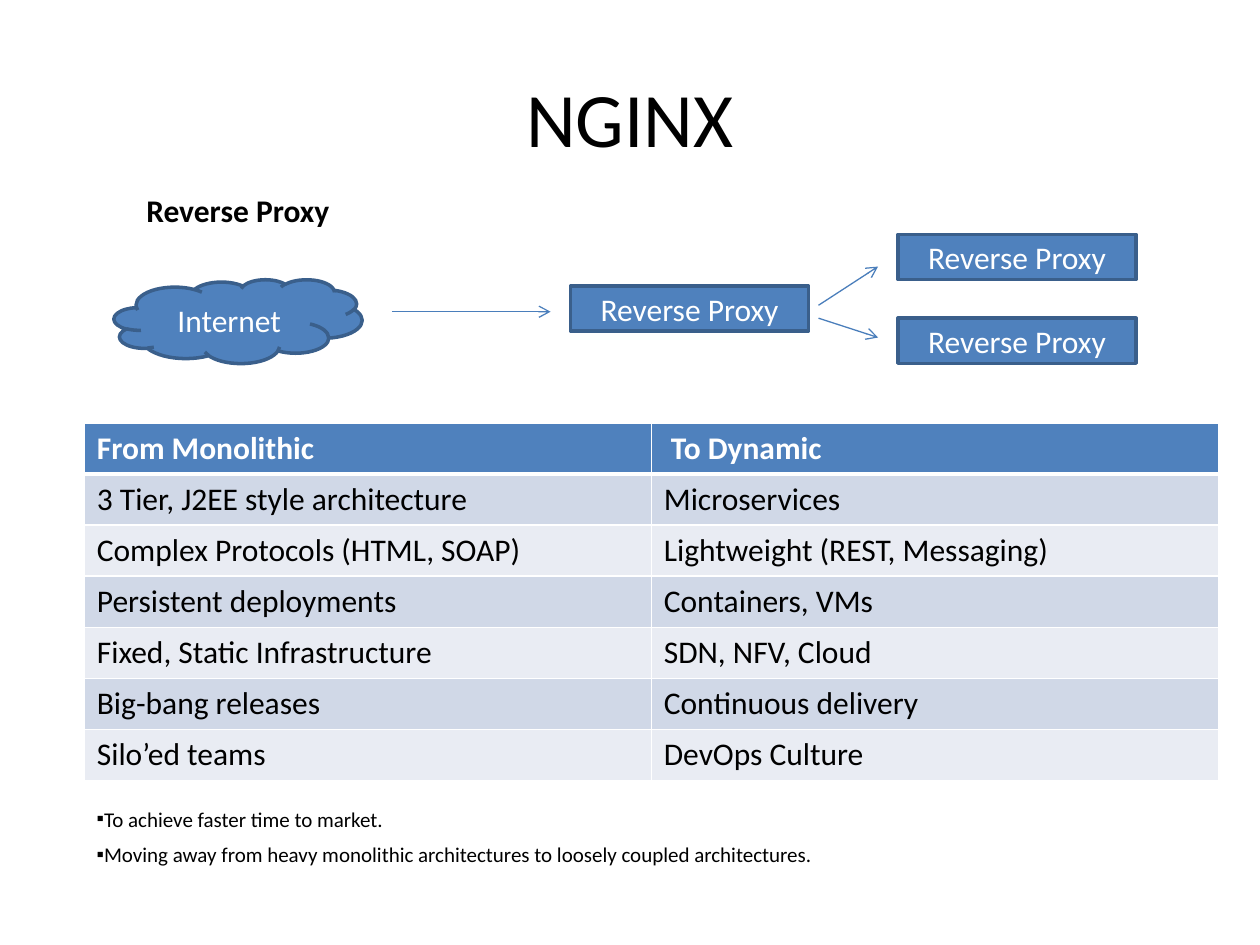
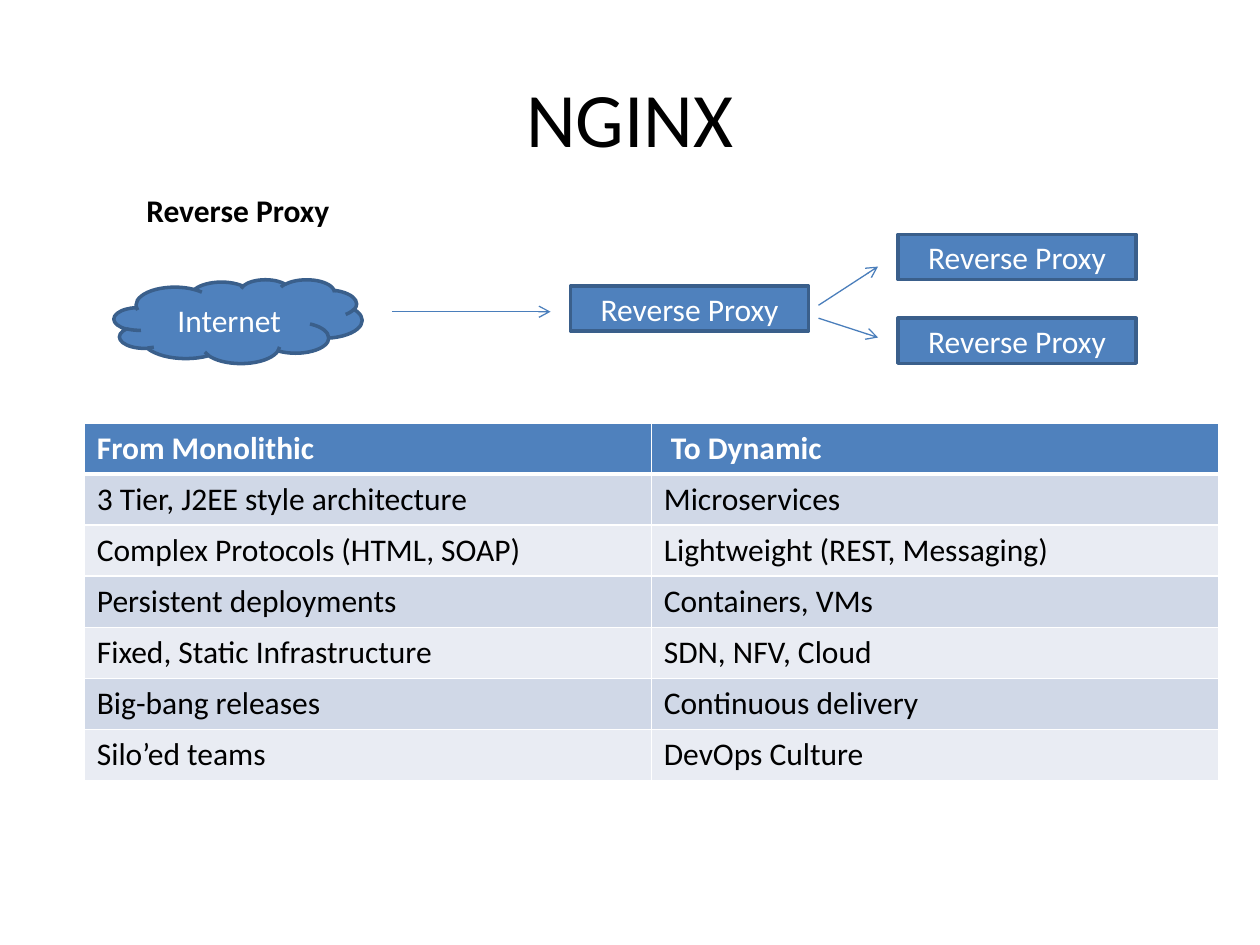
Before and after one commit to ABhasgaran/Baskar, a slide deck: slide 3 of G.pptx. Drawn at 1260x945 pixels with LibreOffice and Linux fonts; fonts in the diff are those of the drawing. Boxes give left, top, right and bottom in pixels: in the first picture for what was removed or moved away, otherwise in the second. Text is boxed around its words. In the diff, an @@ line names an element or a change of style, - is before the commit and + after.

```diff
--- a/G.pptx
+++ b/G.pptx
@@ text removed at (104, 812, 811, 866) @@
-▪ To achieve faster time to market.
-▪ Moving away from heavy monolithic architectures to loosely coupled architectures.
```
Also in this commit, not shown: 1 other slide changed, 1 slide added.
